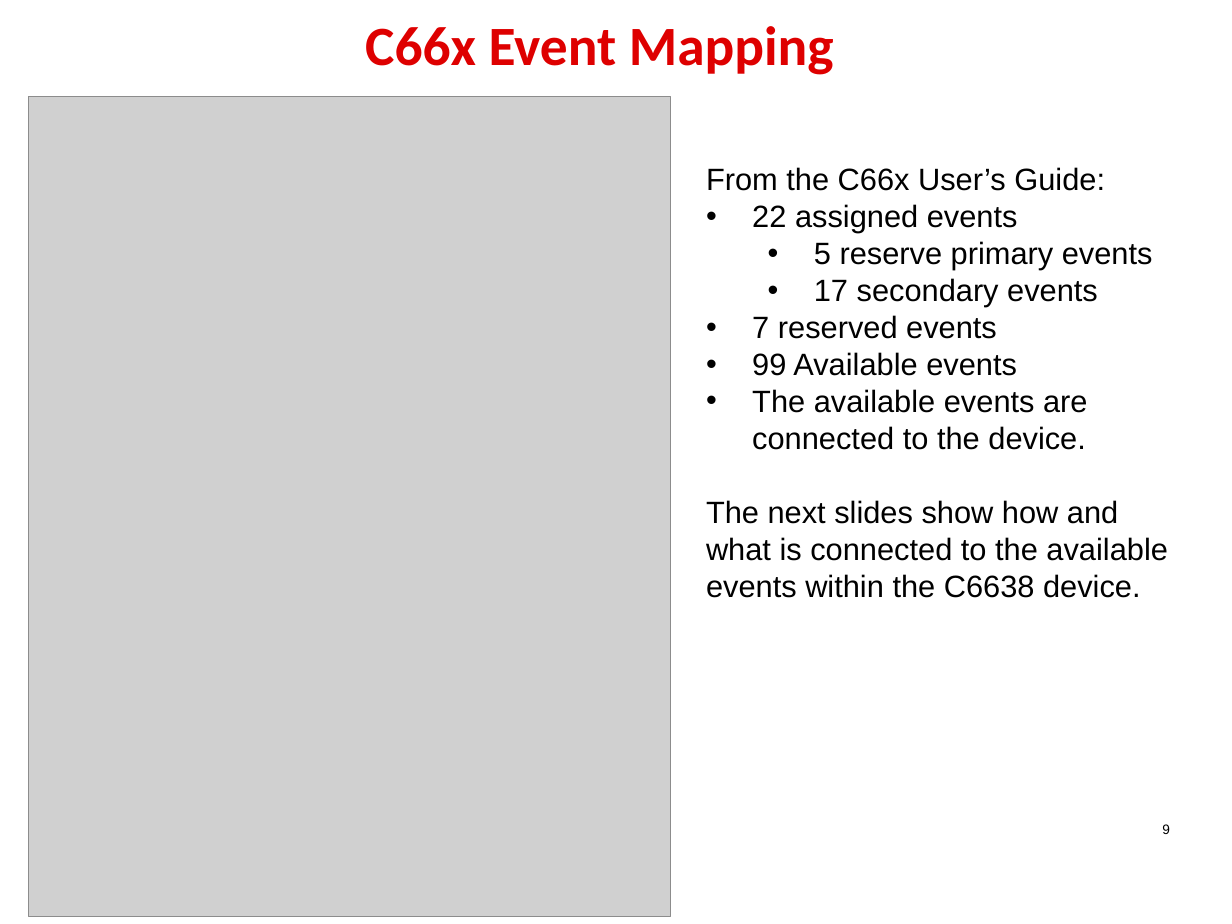
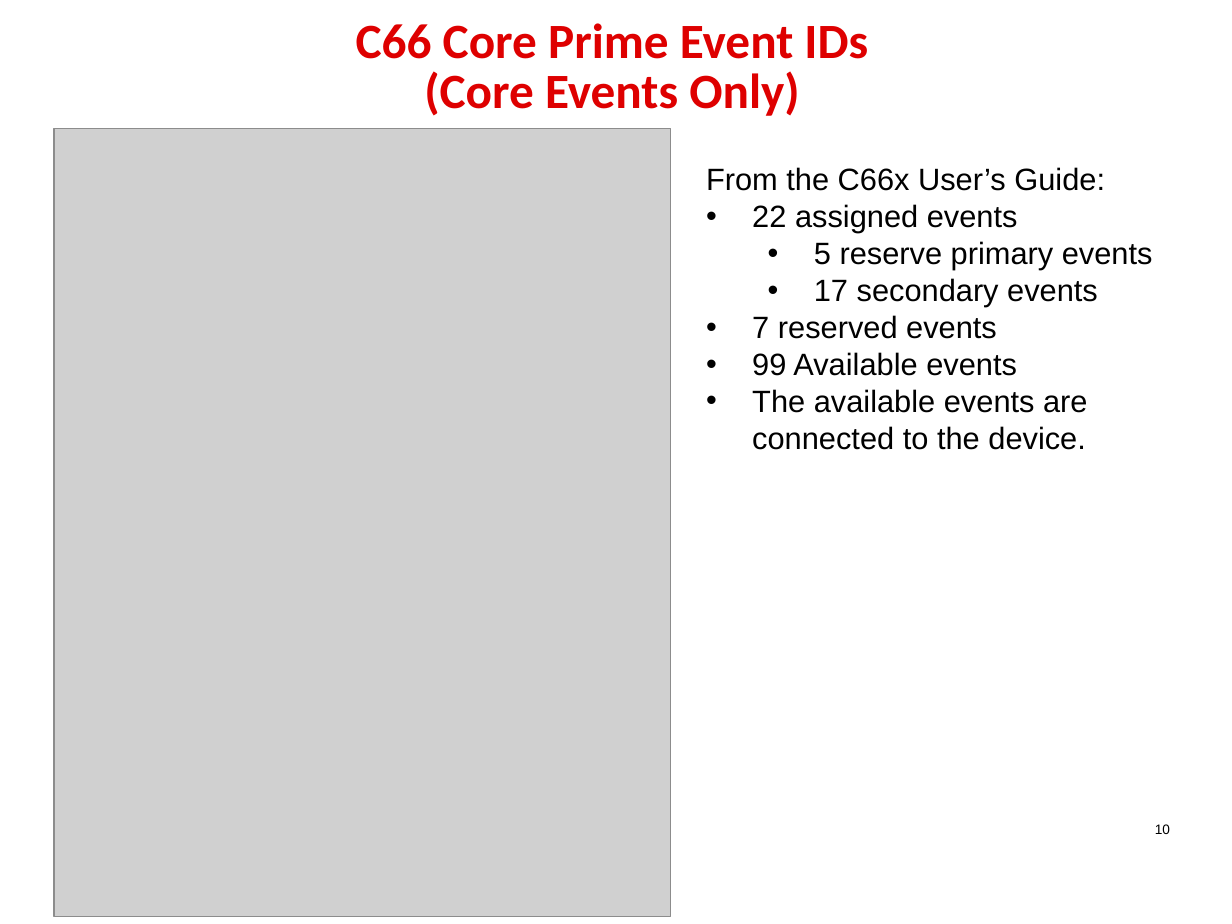
Before and after one commit to hari1989/keystone-workshop, a slide deck: slide 10 of slides/KeyStone_Interrupts.pptx (slide 9 before the commit). Drawn at 1232x924 pixels with LibreOffice and Linux fonts; fonts in the diff are those of the drawing; grey boxes stand for pictures; background and template pictures are left out. Boxes give left, top, right and bottom in pixels: in the first picture for what was removed or moved away, otherwise in the second. Text is boxed around its words. In the diff, an @@ line names an element or a change of style, - is before the commit and + after.

```diff
--- a/slides/KeyStone_Interrupts.pptx
+++ b/slides/KeyStone_Interrupts.pptx
@@ title at [356,23,868,116]: text changed; size 32.4 to 28.8 pt @@
-C66x Event Mapping
+C66 Core Prime Event IDs
+(Core Events Only)
@@ picture: place and size @@
-picture at [28,96,670,915]
+picture at [54,128,671,917]
@@ text at [706,500,1168,598]: paragraph removed @@
-The next slides show how and what is connected to the available events within the C6638 device.
@@ page number at [1155,824,1170,834]: text changed @@
-9
+10
```
Also in this commit, not shown: 4 other slides changed, 10 slides added, 7 slides removed.
